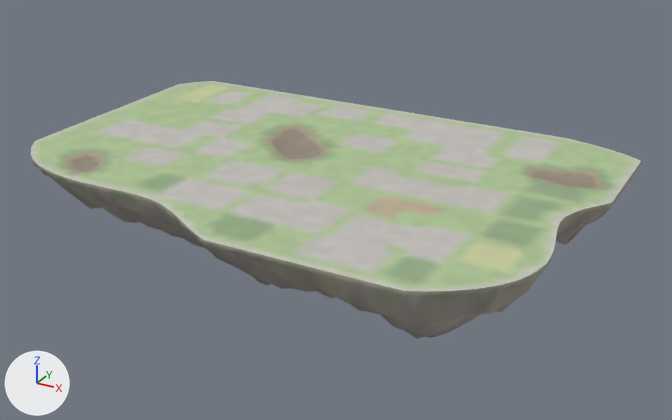
The glTF model godot_project/remake/sky/islands/SKY-060.rock.glb as it was, and as the next commit left it.
Camera for both pictures: a 50 mm camera at (176.0, -304.0, 131.0) aimed at (8.0, 1.0, -22.0). Every picture has the same lights, and +X, +Y and +Z are marked at lower left. The first picture is the older version.

Objects in the first picture: 'deck-col', 'rock'.
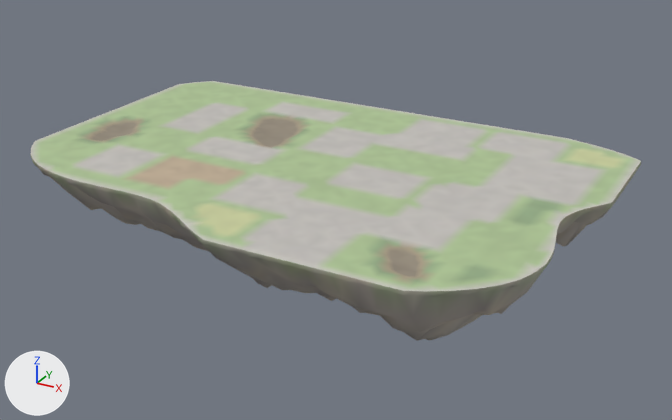
Where the change shows, as pixel boxes [x1, y1, x2, y2] in the pictures (672 x 420 px; the box of a moved part takes in the faces that stretch with it):
part 1 of me_deck_col, moved or reshaped
    before: [244, 114, 335, 162]
    after: [238, 114, 331, 162]
part 2 of me_deck_col, moved or reshaped
    before: [56, 119, 147, 175]
    after: [56, 116, 147, 175]
part 3 of me_deck_col, built on
    before: [521, 164, 610, 192]
    after: [525, 165, 613, 190]
part 4 of me_deck_col, cut back
    before: [375, 241, 438, 278]
    after: [369, 239, 438, 281]
part 5 of me_deck_col, recoloured
    both: [57, 85, 625, 283]

What the commit changed:
me_deck_col is used by ob_deck_col; location (0.0, 0.0, 0.0).
me_deck_col had 2336 vertices, 4438 faces and spanned x -114.0..115.0, y -85.0..71.0, z -2.0..0.0.
me_deck_col now has 2339 vertices, 4444 faces and spans x -114.0..115.0, y -85.0..71.0, z -2.0..0.0.
me_deck_col part 1: 32 vertices moved from x -46.0..-3.0, y -5.0..31.0, z -2.0..0.0 to x -47.0..-10.0, y -1.0..37.0, z -1.0..0.0; 111 vertices removed from x -46.0..-1.0, y -6.0..35.0, z -2.0..0.0; 110 vertices added at x -47.0..-2.0, y -5.0..38.0, z -1.0..0.0.
me_deck_col part 2: 6 vertices moved from x -94.0..-78.0, y -56.0..-9.0, z -1.0..0.0 to x -94.0..-78.0, y -53.0..-9.0, z -2.0..0.0; 71 vertices removed from x -102.0..-70.0, y -57.0..-1.0, z -2.0..0.0; 89 vertices added at x -102.0..-70.0, y -57.0..2.0, z -2.0..0.0.
me_deck_col part 3: 3 vertices moved from x 94.0..98.0, y 27.0..35.0, z -2.0..0.0 to x 94.0..98.0, y 27.0..35.0, z 0.0; 77 vertices removed from x 79.0..107.0, y 19.0..35.0, z -2.0..0.0; 20 vertices added at x 82.0..106.0, y 19.0..35.0, z 0.0.
me_deck_col part 4: 1 vertex moved from x 74.0, y -69.0, z 0.0 to x 76.0, y -70.0, z -1.0; 11 vertices removed from x 62.0..74.0, y -73.0..-61.0, z 0.0; 54 vertices added at x 61.0..77.0, y -76.0..-58.0, z -2.0..0.0.
me_deck_col part 5: 1154 kept faces spanning x -110.0..115.0, y -85.0..67.0, z -2.0..0.0 get new vertex colours.
